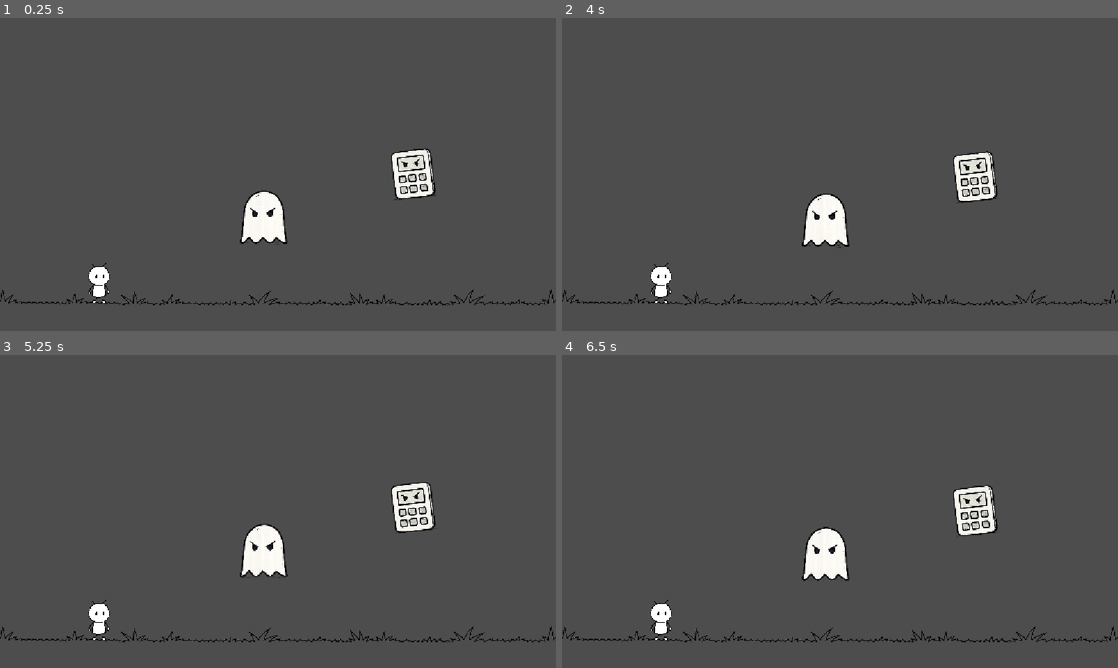
Above: before the commit, frames 1-4 (two rows, left to right).
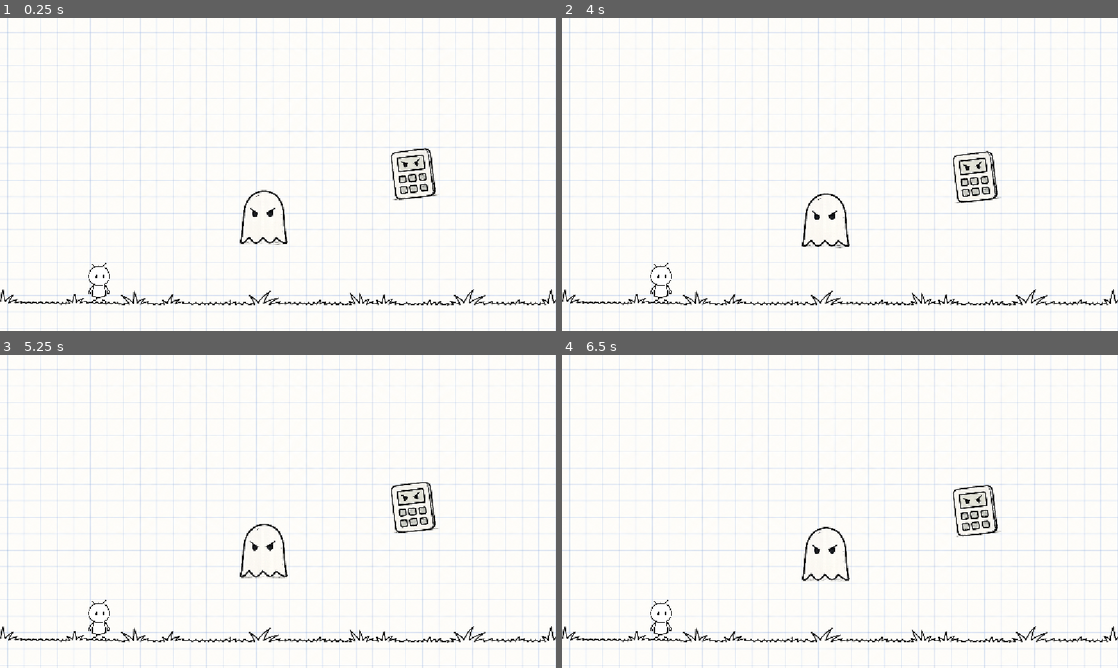
Above: after the commit, the same moments.

Repository: catolica-faculdade/incognita-deck
Game: Godot game, scene res://world/combat/combat_1.tscn
Two runs of this game, one before a commit and one after it. Both use one fixed random seed, a clock stepped at 60 frames per second and the inputs below. This scene is started directly instead of the project's main scene.
Inputs:
- Up to frame 1 (0.25 s): no input
- Up to frame 2 (4 s): no input
- Up to frame 3 (5.25 s): no input
- Up to frame 4 (6.5 s): no input

The runs differ from the first frame. In frame 1, 97% of the frame differs, in the area x 0-100%, y 0-100%; in frame 2, 97%; in frame 3, 97%; in frame 4, 97%.

Commit message:
chore: merge branch main -> feat/battle-system

Diff:
--- a/world/combat/combat_1.tscn
+++ b/world/combat/combat_1.tscn
@@ -8,6 +8,15 @@
 [ext_resource type="Texture2D" uid="uid://c7wr37rgywko" path="res://assets/backgrounds/grass_background.png" id="5_w5lil"]
 
 [node name="Combat1" type="Node2D" unique_id=81679987]
+
+[node name="TextureRect" type="TextureRect" parent="." unique_id=2067014219]
+offset_left = -147.00002
+offset_top = -825.00006
+offset_right = 1301.0
+offset_bottom = 260.99994
+scale = Vector2(0.895, 0.895)
+texture = ExtResource("1_hm76p")
+script = ExtResource("1_r3fwo")
 
 [node name="player" parent="." unique_id=1988582892 groups=["Player"] instance=ExtResource("3_r3fwo")]
 position = Vector2(2, -2)
